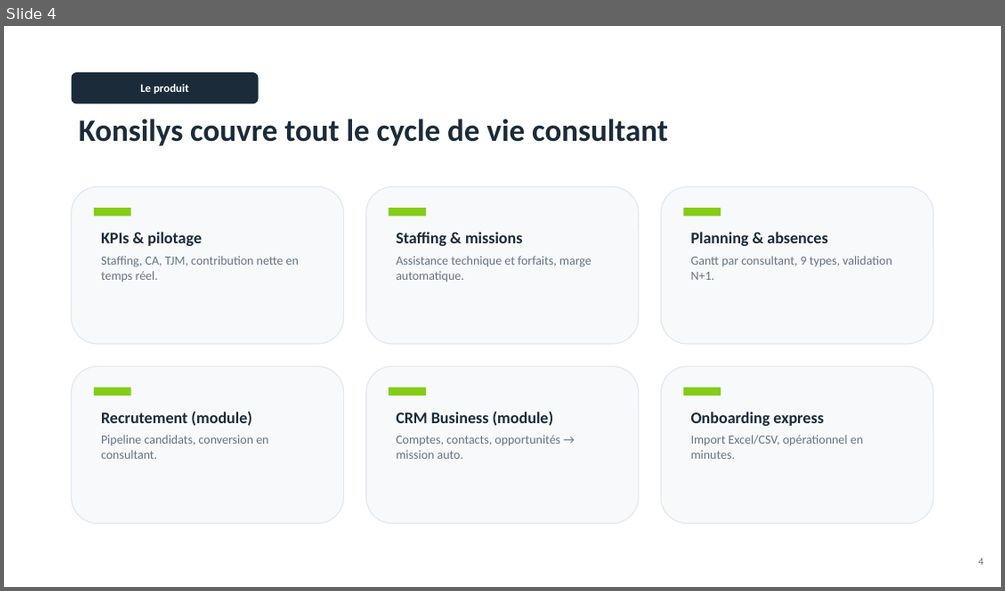
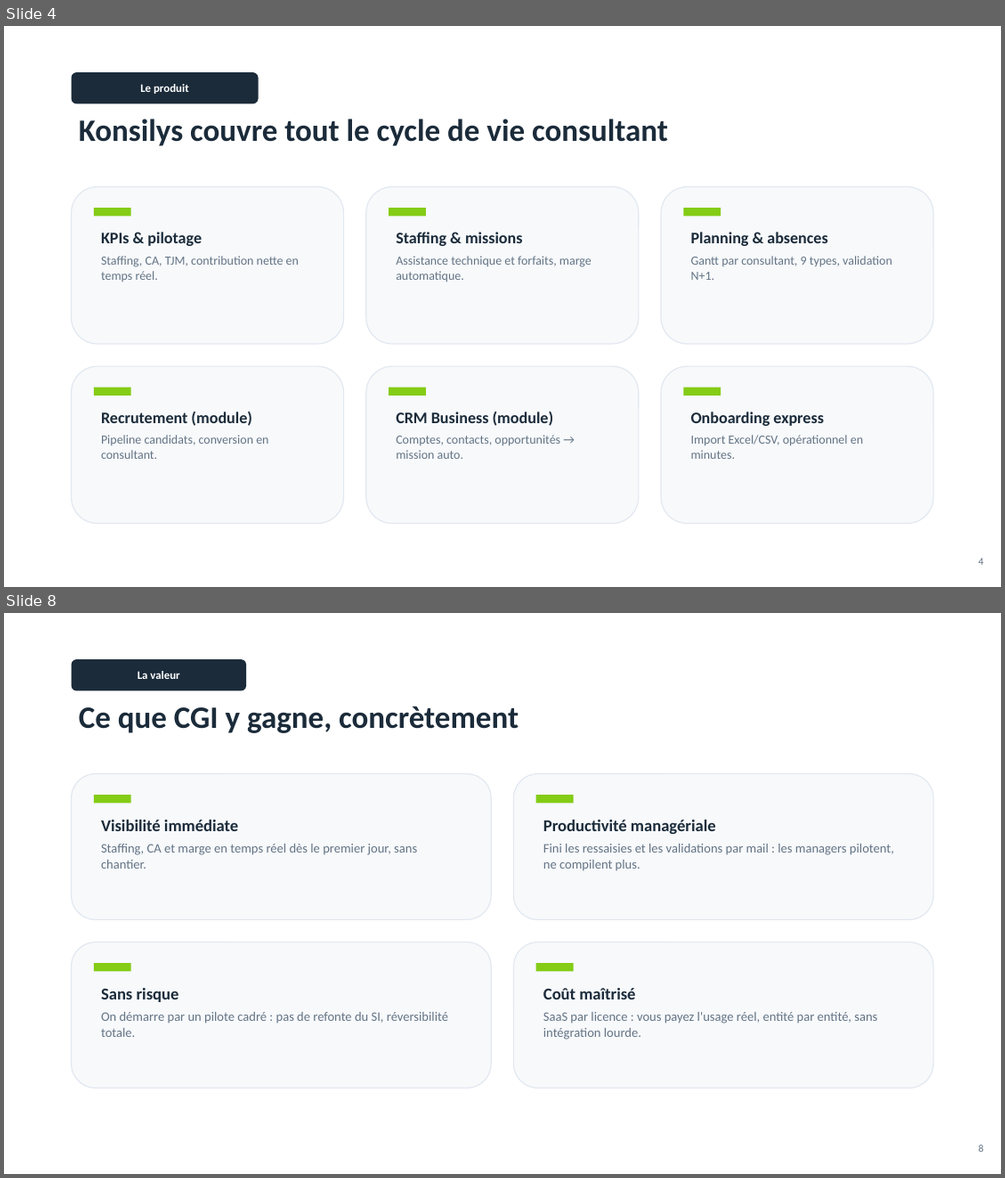
Before and after one commit to Charlesa6/esn-manager, a slide deck: deliverables/Konsilys_Pitch_CGI.pptx. Shown one above the other, each under a label of ours: slide 4 before the commit, slides 4 and 8 after it; the slides between them are not shown. The pictures are 1005x591 and 1005x1178 pixels, drawn with LibreOffice and Linux fonts; fonts in the diff are those of the drawing. Boxes give left, top, right and bottom in pixels: in the first picture for what was removed or moved away, otherwise in the second. Text is boxed around its words. In the diff, an @@ line names an element or a change of style, - is before the commit and + after.

```diff
--- a/deliverables/Konsilys_Pitch_CGI.pptx
+++ b/deliverables/Konsilys_Pitch_CGI.pptx
@@ slide 8 added at [4, 613, 1001, 1174], background #FFFFFF @@
@@ rounded rectangle added at [72, 659, 246, 690], fill #1B2B3A, 11 pt, text #FFFFFF, bold @@
+La valeur
@@ text added at [79, 706, 518, 733], 30 pt, text #1B2B3A, bold @@
+Ce que CGI y gagne, concrètement
@@ rounded rectangle added at [72, 774, 491, 919], fill #F7F9FB, outline #E2E8F0 1 pt @@
@@ rectangle added at [94, 795, 131, 803], fill #84CC16 @@
@@ rounded rectangle added at [514, 774, 933, 919], fill #F7F9FB, outline #E2E8F0 1 pt @@
@@ rectangle added at [535, 795, 573, 803], fill #84CC16 @@
@@ text added at [101, 819, 417, 868], 12.5 pt, text #647485 @@
+Visibilité immédiate
+Staffing, CA et marge en temps réel dès le premier jour, sans chantier.
@@ text added at [543, 819, 894, 871], 12.5 pt, text #647485 @@
+Productivité managériale
+Fini les ressaisies et les validations par mail : les managers pilotent, ne compilent plus.
@@ rounded rectangle added at [72, 942, 491, 1088], fill #F7F9FB, outline #E2E8F0 1 pt @@
@@ rounded rectangle added at [514, 942, 933, 1088], fill #F7F9FB, outline #E2E8F0 1 pt @@
@@ rectangle added at [94, 963, 131, 971], fill #84CC16 @@
@@ rectangle added at [535, 963, 573, 971], fill #84CC16 @@
@@ text added at [101, 988, 448, 1037], 12.5 pt, text #647485 @@
+Sans risque
+On démarre par un pilote cadré : pas de refonte du SI, réversibilité totale.
@@ text added at [543, 988, 877, 1039], 12.5 pt, text #647485 @@
+Coût maîtrisé
+SaaS par licence : vous payez l'usage réel, entité par entité, sans intégration lourde.
@@ text added at [979, 1144, 984, 1151], 10 pt, text #647485 @@
+8
```
Also in this commit, not shown: 10 slides changed, 2 other slides added, 3 slides removed, 5 other files.
